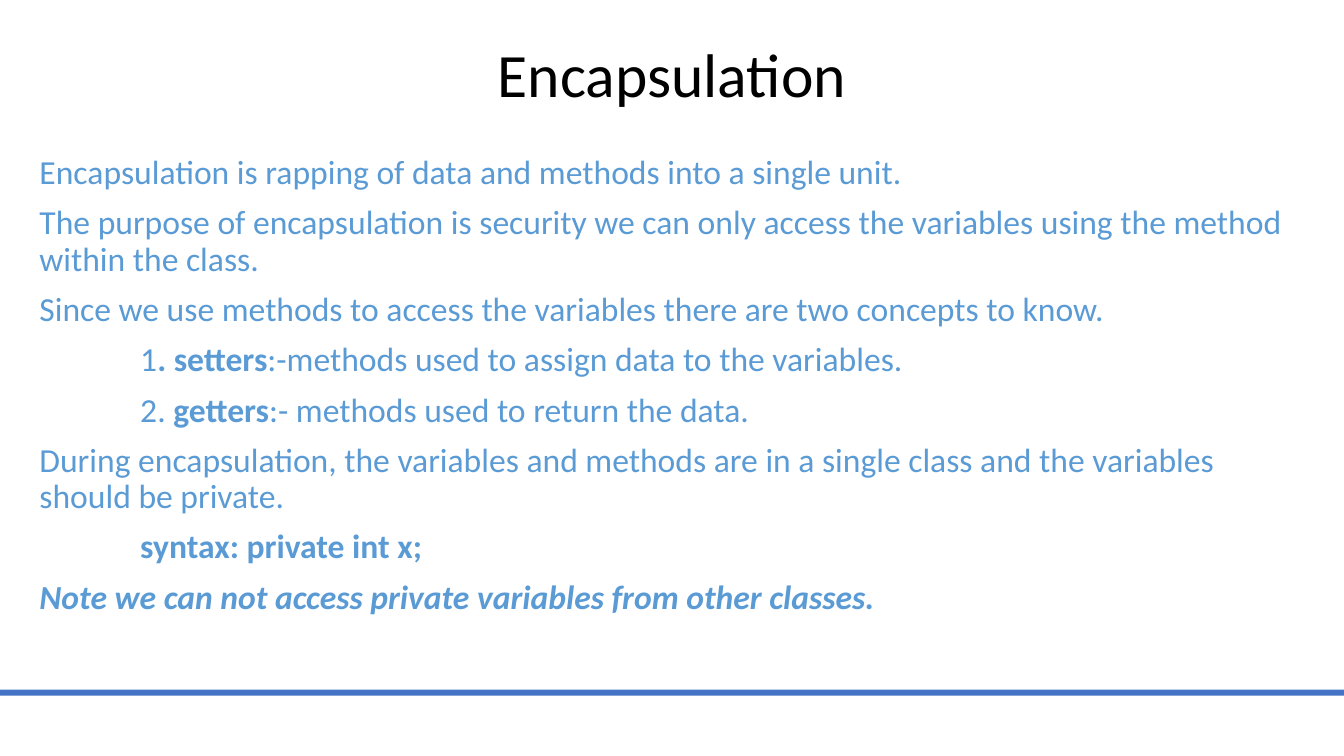
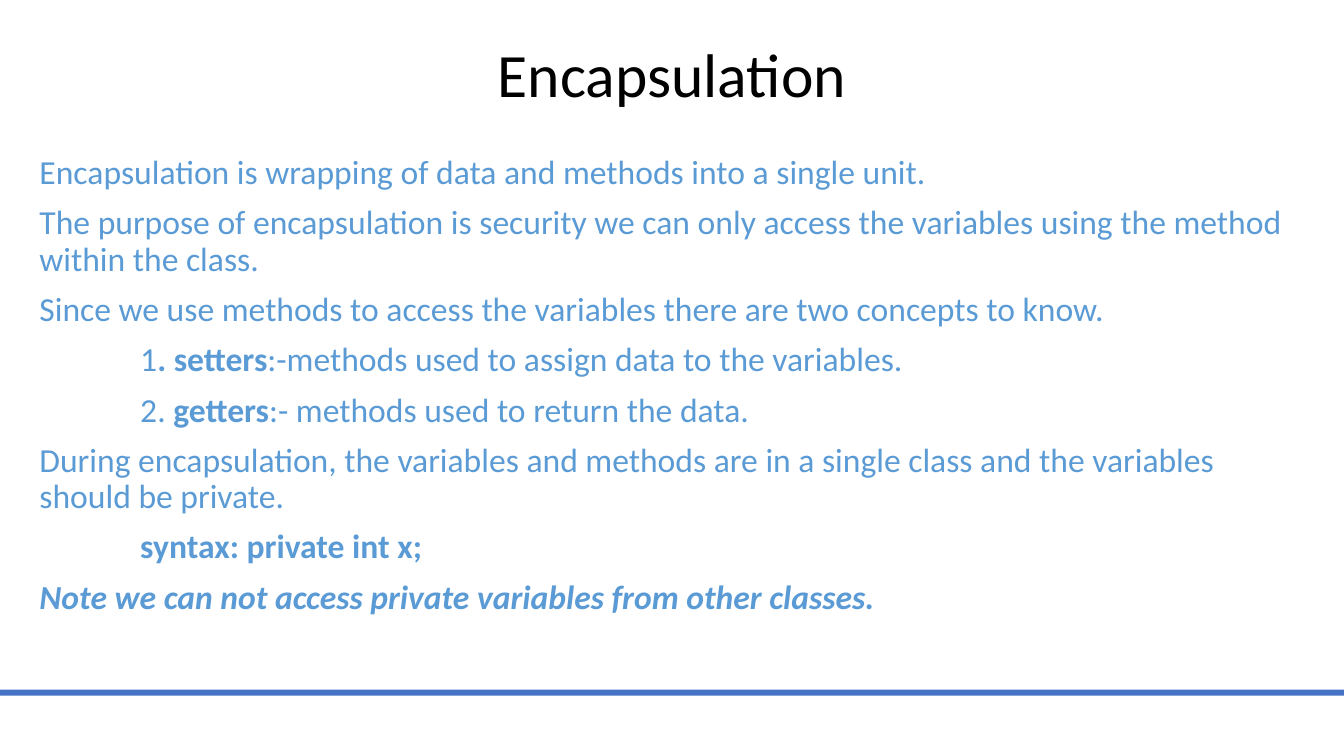
Before and after one commit to MarwaSafa02/JavaMentorship, a slide deck: slide 30 of Java_Mentoring_Revised.pptx. Drawn at 1344x756 pixels with LibreOffice and Linux fonts; fonts in the diff are those of the drawing. Boxes give left, top, right and bottom in pixels: in the first picture for what was removed or moved away, otherwise in the second. Text is boxed around its words. In the diff, an @@ line names an element or a change of style, - is before the commit and + after.

```diff
--- a/Java_Mentoring_Revised.pptx
+++ b/Java_Mentoring_Revised.pptx
@@ text at (39,160,926,190): text changed @@
-Encapsulation is rapping of data and methods into a single unit.
+Encapsulation is wrapping of data and methods into a single unit.
```
Also in this commit, not shown: 1 other slide changed, 9 other files.
